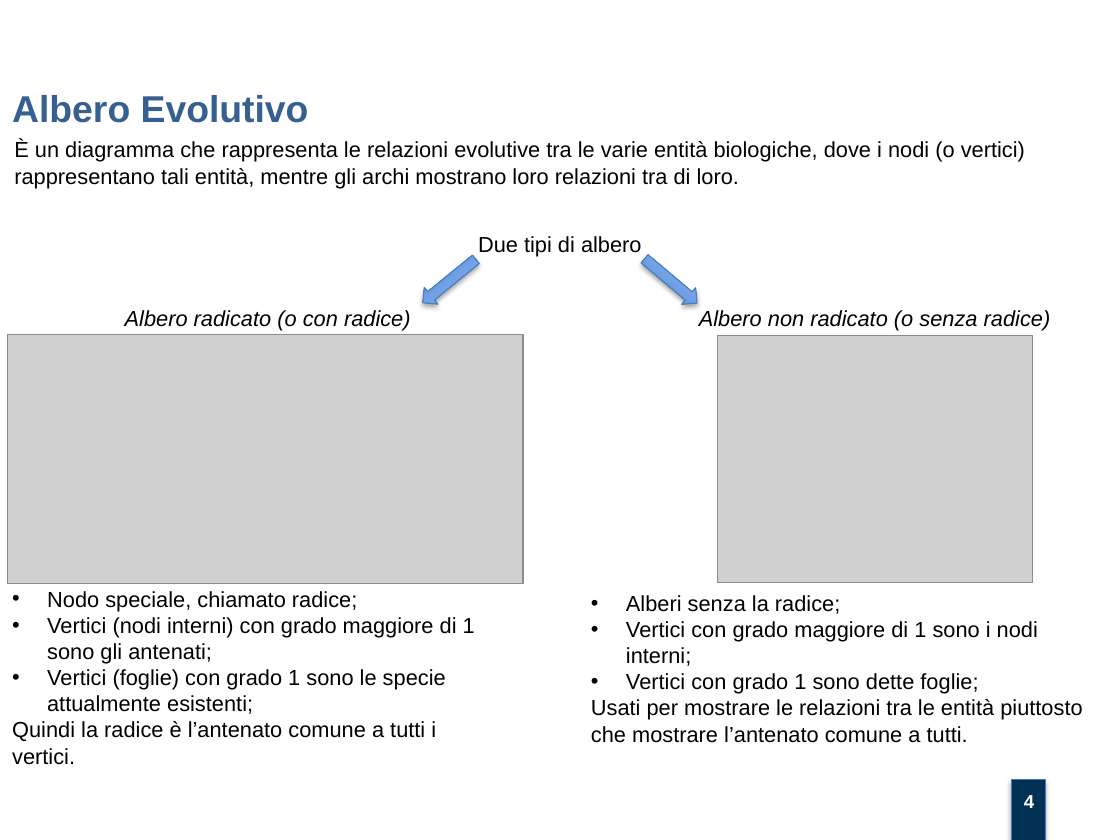
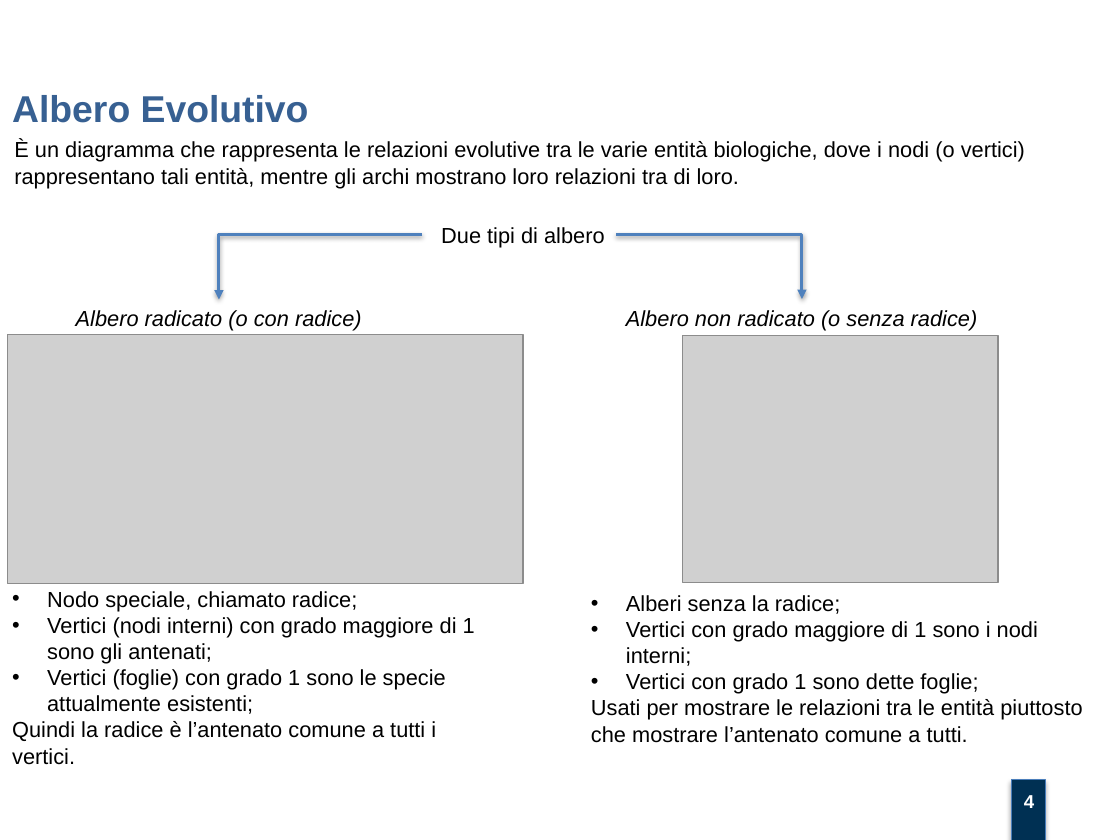
Before and after one commit to mtortoli/Thesis, a slide deck: slide 4 of Discussione Laurea/Slides.pptx. Drawn at 1120x840 pixels with LibreOffice and Linux fonts; fonts in the diff are those of the drawing; grey boxes stand for pictures; background and template pictures are left out. Boxes give left, top, right and bottom in pixels: in the first picture for what was removed or moved away, otherwise in the second. Text is boxed around its words. In the diff, an @@ line names an element or a change of style, - is before the commit and + after.

```diff
--- a/Discussione Laurea/Slides.pptx
+++ b/Discussione Laurea/Slides.pptx
@@ elbow arrow added from (422, 235) to (218, 299), #4F81BD 2 pt @@
@@ text "Due tipi di albero": place and size @@
-text "Due tipi di albero" at bbox=[478, 236, 642, 257]
+text "Due tipi di albero" at bbox=[441, 227, 605, 247]
@@ elbow arrow added from (616, 235) to (802, 299), #4F81BD 2 pt @@
@@ right arrow removed at bbox=[416, 251, 483, 310] @@
@@ right arrow removed at bbox=[637, 250, 703, 311] @@
@@ text "Albero radicato (o con radice)": place and size @@
-text "Albero radicato (o con radice)" at bbox=[125, 310, 411, 331]
+text "Albero radicato (o con radice)" at bbox=[76, 310, 362, 331]
@@ text "Albero non radicato (o senza ...": place and size @@
-text "Albero non radicato (o senza ..." at bbox=[699, 310, 1051, 331]
+text "Albero non radicato (o senza ..." at bbox=[626, 310, 978, 331]
@@ picture: place and size @@
-picture at bbox=[717, 336, 1032, 582]
+picture at bbox=[683, 336, 998, 582]
```
Also in this commit, not shown: 2 other slides changed, 2 slides added, 2 slides removed, 1 other file.
